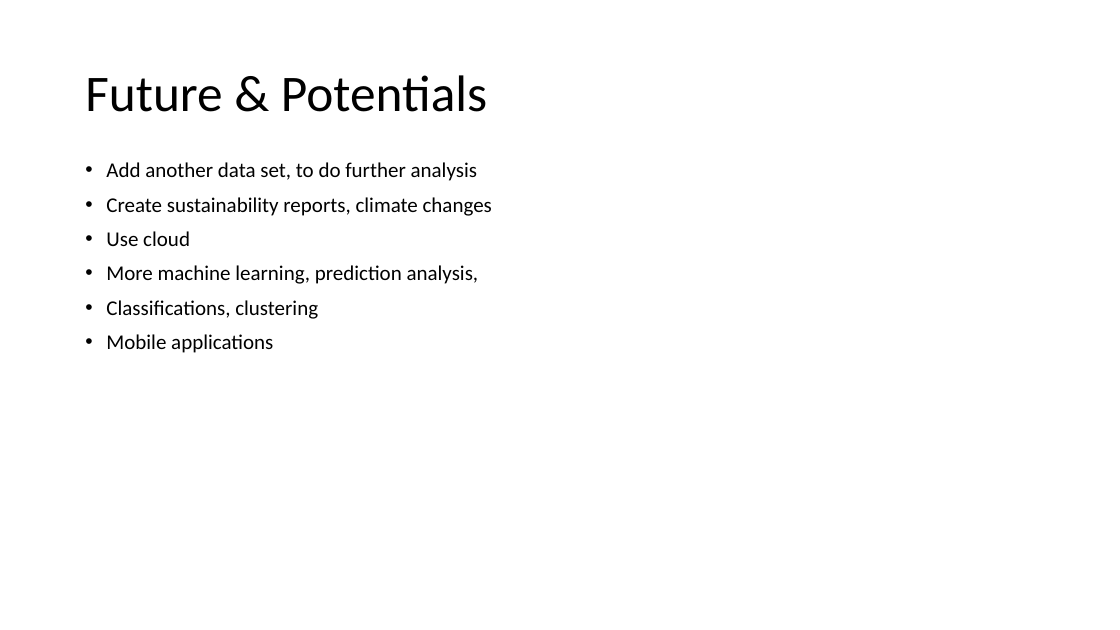
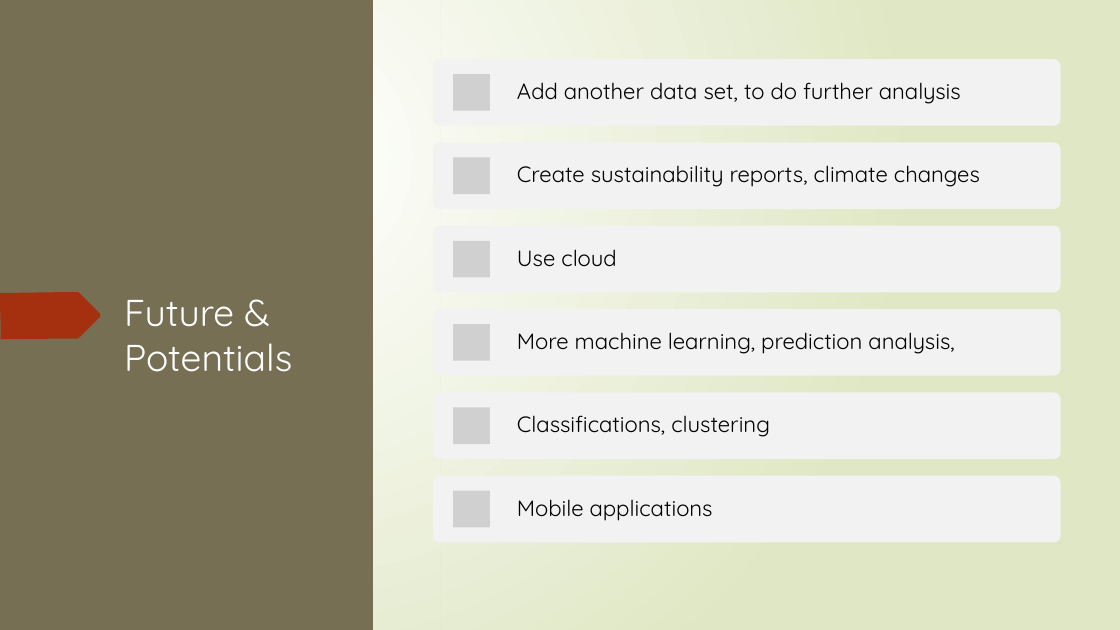
Before and after one commit to nscodechris/final_exam_aw_academy, a slide deck: slide 9 of Presentation1.pptx (slide 8 before the commit). Drawn at 1120x630 pixels with LibreOffice and Linux fonts; fonts in the diff are those of the drawing; grey boxes stand for pictures. Boxes give left, top, right and bottom in pixels: in the first picture for what was removed or moved away, otherwise in the second. Text is boxed around its words. In the diff, an @@ line names an element or a change of style, - is before the commit and + after.

```diff
--- a/Presentation1.pptx
+++ b/Presentation1.pptx
@@ background #FFFFFF to gradient #FFFFFF to #DFE8C4 @@
@@ rectangle added at (x1=0, y1=0, x2=17, y2=630), fill #766F54 @@
@@ rectangle added at (x1=0, y1=0, x2=373, y2=630), fill #766F54 @@
@@ rectangle added at (x1=440, y1=0, x2=1120, y2=630), fill gradient #FFFFFF to #DFE8C4 @@
@@ freeform shape added at (x1=0, y1=66, x2=146, y2=112), fill #A53010 @@
@@ text removed at (x1=106, y1=162, x2=492, y2=353) @@
-• Add another data set, to do further analysis
-• Create sustainability reports, climate changes
-• Use cloud
-• More machine learning, prediction analysis,
-• Classifications, clustering
-• Mobile applications
@@ freeform shape added at (x1=0, y1=292, x2=101, y2=339), fill #A53010 @@
@@ title "Future & Potentials" moved from (x1=85, y1=75, x2=487, y2=112) to (x1=124, y1=300, x2=292, y2=372) @@
@@ title "Future & Potentials" at (x1=124, y1=300, x2=292, y2=372): size 44 to 32 pt, font Calibri to Quicksand, text colour #000000 to #FFFFFF; line spacing 0.9 to 1; vertical alignment middle to top @@
@@ group added at (x1=433, y1=59, x2=1060, y2=542): 6 rounded rectangles, 6 pictures, 6 texts @@
+Add another data set, to do further analysis
+Create sustainability reports, climate changes
+Use cloud
+More machine learning, prediction analysis,
+Classifications, clustering
+Mobile applications
@@ group added at (x1=0, y1=237, x2=130, y2=630): 5 freeform shapes @@
@@ group added at (x1=3, y1=0, x2=132, y2=630): 5 freeform shapes @@
```
Also in this commit, not shown: 8 other slides changed, 1 slide added.
